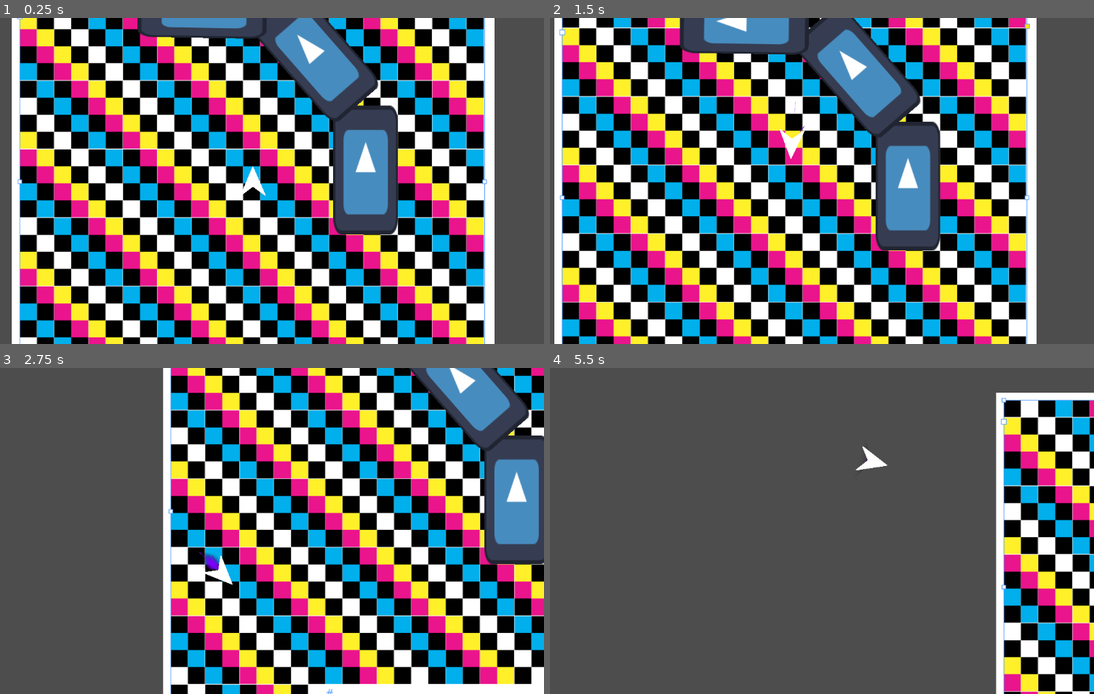
Above: before the commit, frames 1-4 (two rows, left to right).
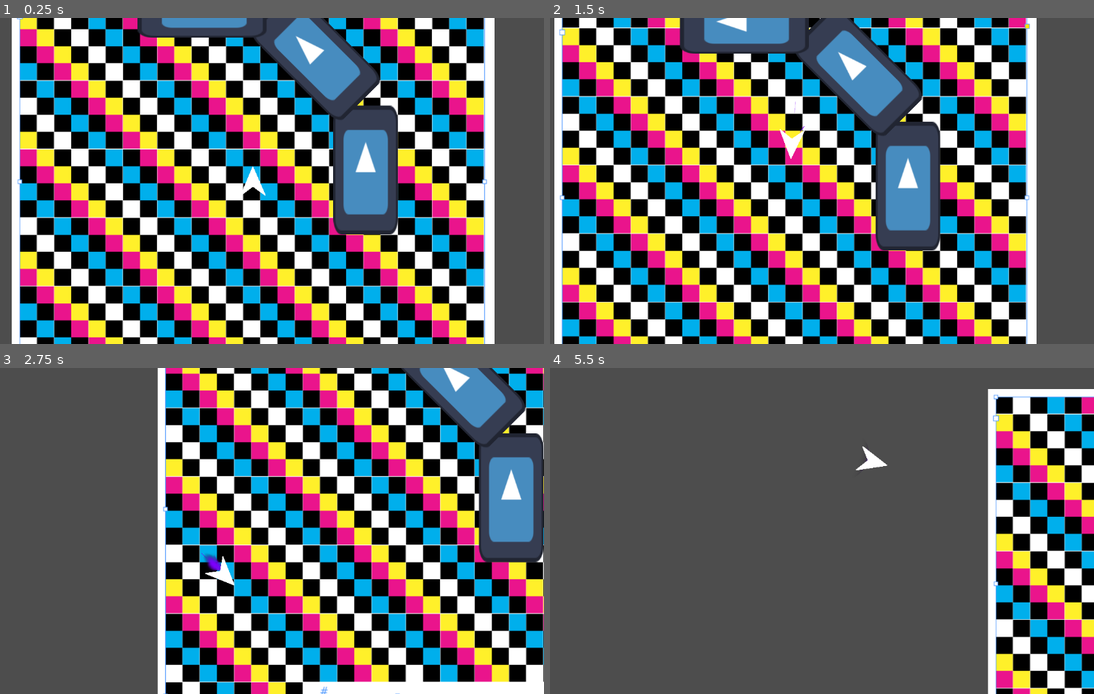
Above: after the commit, the same moments.

Repository: ParadoxArcher/Angle_Advantage
Game: Godot game, scene res://Scenes/GameScene.tscn
Same seed, same stepped clock (60 frames per second), same inputs: the game is played once before the commit and once after it. The engine's default icon, where the game draws it, is replaced by a stand-in: a white triangle on a blue panel in a dark square.
Inputs:
- Up to frame 1 (0.25 s): no input
- Up to frame 2 (1.5 s): tap Enter at 0.5 s; hold D (RotateRight) 0.53-1.28 s; hold W (Boost) 0.53-1.28 s; hold S (Back) from 1.28 s (still down); tap Space (Dodge) at 1.35 s
- Up to frame 3 (2.75 s): release S (Back) at 2.03 s; hold D (RotateRight) from 2.03 s (still down); hold W (Boost) from 2.03 s (still down)
- Up to frame 4 (5.5 s): release W (Boost) at 2.78 s; tap Space (Dodge) at 2.85, 4.35 s; release D (RotateRight) at 3.53 s; hold W (Boost) 3.53-4.28 s; hold A (RotateLeft) 3.53-5.03 s; hold S (Back) from 5.03 s (still down); hold W (Boost) from 5.03 s (still down)

The runs differ from the first frame. In frame 1, 0.7% of the frame differs, in the area x 25-70%, y 0-32%; in frame 2, 0.8%; in frame 3, 32%, in the area x 28-100%, y 0-100%; in frame 4, 11%.

Commit message:
vault backup: 2025-03-14 12:35:08

Diff:
--- a/zProject Files/Godot/Scenes/BoostDetection.gd
+++ b/zProject Files/Godot/Scenes/BoostDetection.gd
@@ -2,6 +2,7 @@
 
 @onready var Bodies = [get_parent()]
 @onready var raycast = $RayCast2D
+var CollisionNormal
 
 
 func _on_body_shape_entered(body_rid, body, body_shape_index, local_shape_index):
@@ -9,12 +10,17 @@
 		Bodies.append(body)
 
 func _physics_process(_delta):
+	print(Bodies)
 	for Body in Bodies:
-		raycast.target_position = Body.position
-		if raycast.is_colliding():
-			pass
-		else:
-			print_debug(str(get_parent()) + "/Raycast didn't collide!")
+		print(Body)
+		if Body != Bodies[0]:
+			raycast.target_position = Body.position
+			print(Body)
+			print(raycast.target_position)
+			print(Body.position)
+			if raycast.is_colliding():
+				CollisionNormal = raycast.get_collision_normal()
+				print(CollisionNormal)
 
 #direct raycast towards body shape
 # get collision normal
--- a/zProject Files/Godot/Scenes/GameScene.tscn
+++ b/zProject Files/Godot/Scenes/GameScene.tscn
@@ -40,7 +40,7 @@
 
 [node name="StaticBody2D2" type="StaticBody2D" parent="."]
 position = Vector2(250, -500)
-rotation = -0.71733
+rotation = -0.785398
 
 [node name="CollisionShape2D" type="CollisionShape2D" parent="StaticBody2D2"]
 position = Vector2(-0.5, -0.5)
@@ -52,7 +52,7 @@
 
 [node name="StaticBody2D3" type="StaticBody2D" parent="."]
 position = Vector2(-200, -700)
-rotation = -1.55509
+rotation = -1.5708
 
 [node name="CollisionShape2D" type="CollisionShape2D" parent="StaticBody2D3"]
 position = Vector2(-0.5, -0.5)
Not shown, changed: .obsidian/workspace.json
